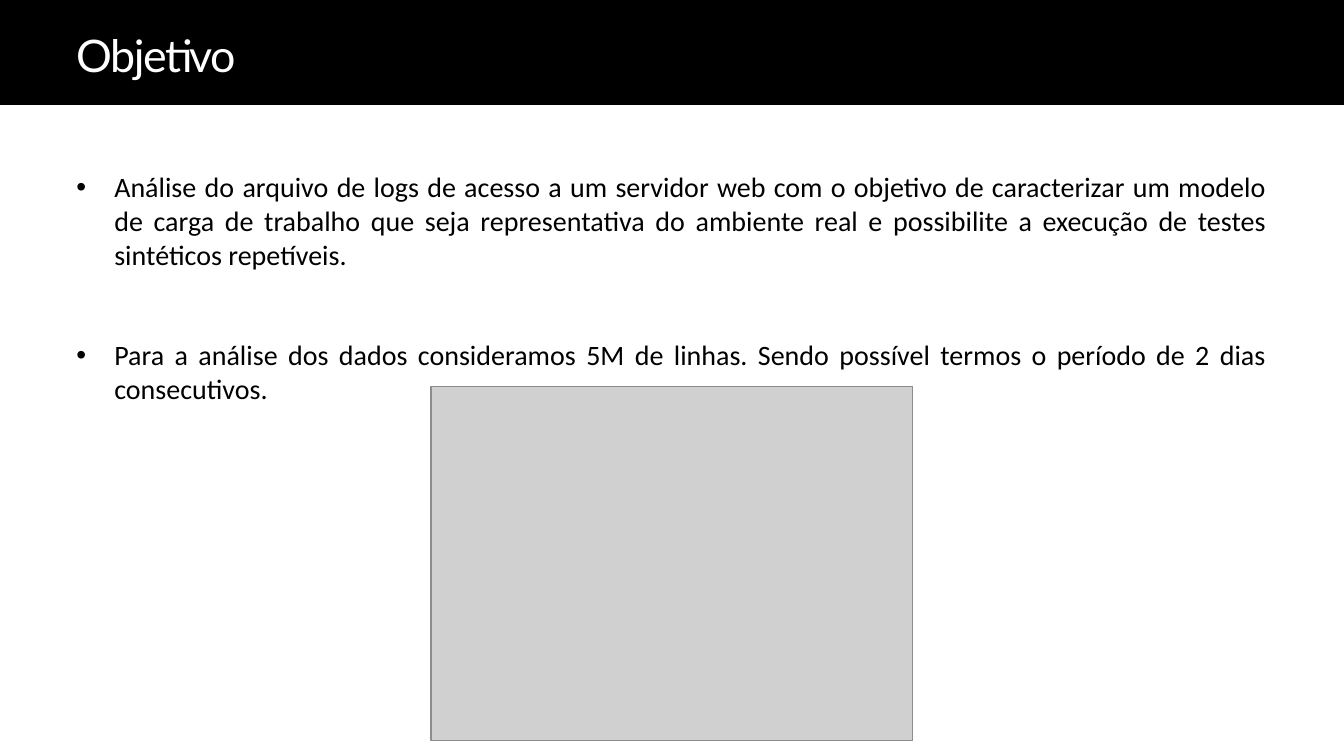
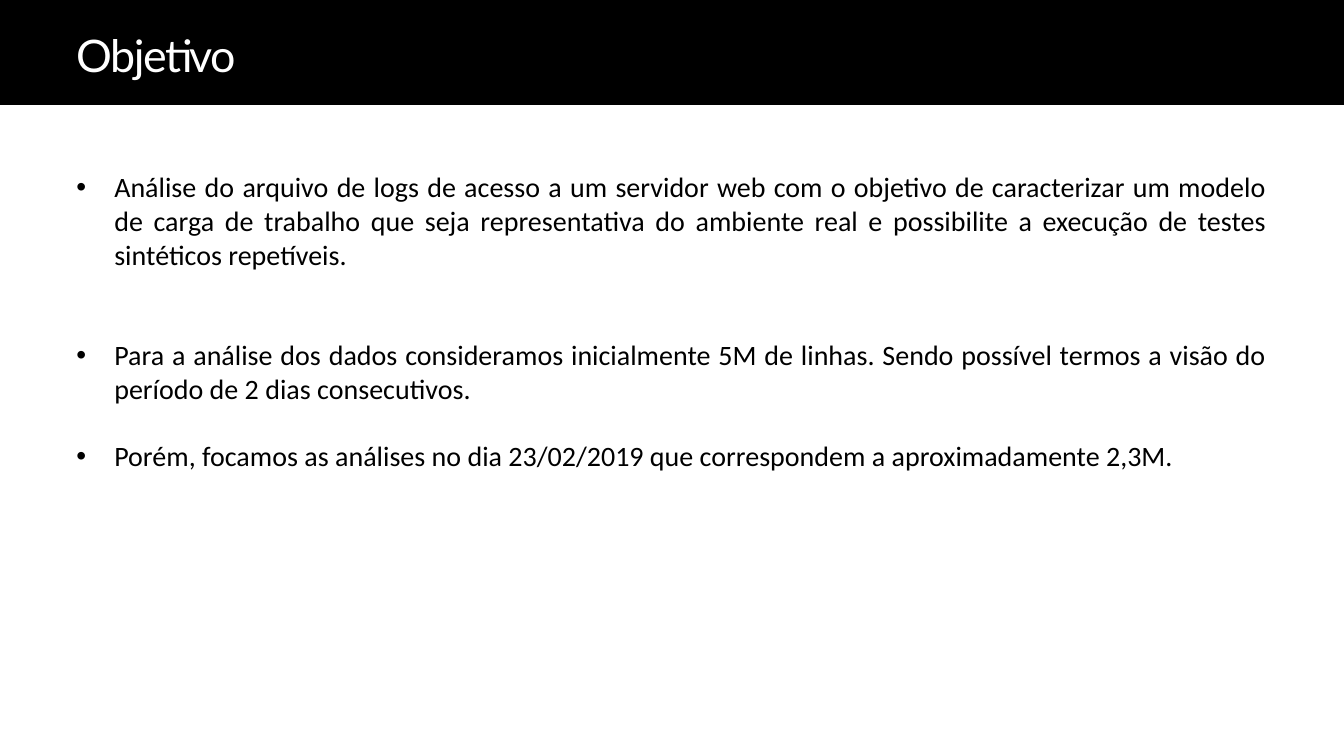
Before and after one commit to lcsvillela/CMP223, a slide deck: slide 2 of CMP223 - Workload Characterization.pptx. Drawn at 1344x756 pixels with LibreOffice and Linux fonts; fonts in the diff are those of the drawing; grey boxes stand for pictures. Boxes give left, top, right and bottom in pixels: in the first picture for what was removed or moved away, otherwise in the second. Text is boxed around its words. In the diff, an @@ line names an element or a change of style, - is before the commit and + after.

```diff
--- a/CMP223 - Workload Characterization.pptx
+++ b/CMP223 - Workload Characterization.pptx
@@ text at [114,345,1265,471]: text changed @@
-  • Para a análise dos dados consideramos 5M de linhas. Sendo possível termos o período de 2 dias consecutivos.
+  • Para a análise dos dados consideramos inicialmente 5M de linhas. Sendo possível termos a visão do período de 2 dias consecutivos.
+  • Porém, focamos as análises no dia 23/02/2019 que correspondem a aproximadamente 2,3M.
@@ picture removed at [432,386,913,740] @@
```
Also in this commit, not shown: 3 other slides changed.
